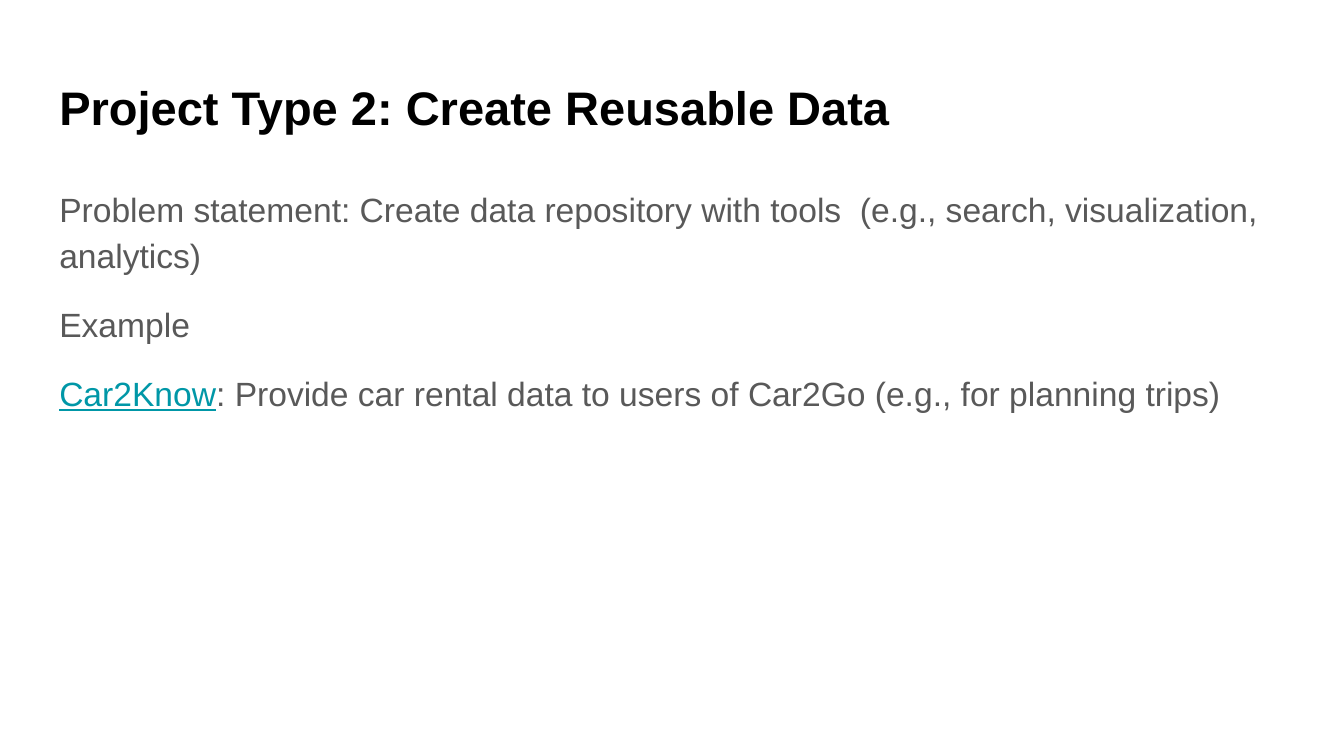
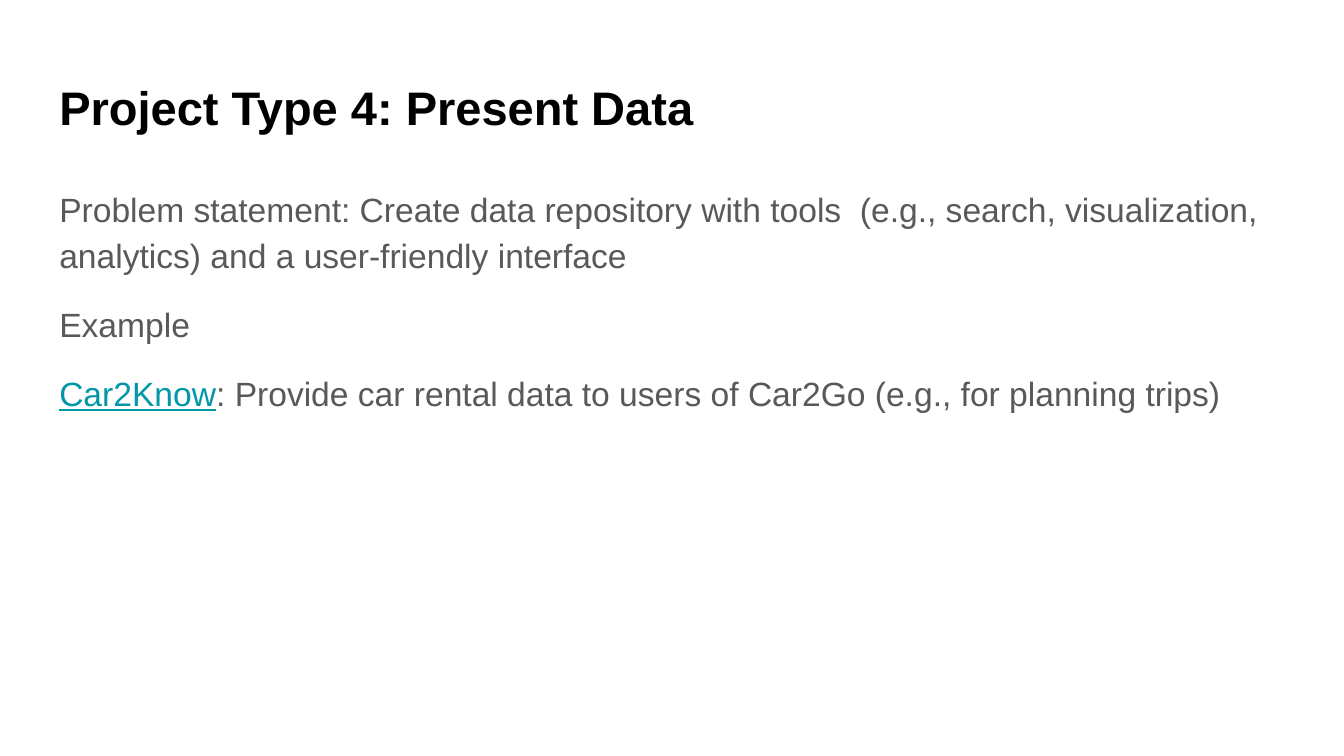
Before and after one commit to UWDATA515/lecture-materials, a slide deck: slide 7 of 03/DATA515_03_Project.pptx (slide 5 before the commit). Drawn at 1344x756 pixels with LibreOffice and Linux fonts; fonts in the diff are those of the drawing; background and template pictures are left out. Boxes give left, top, right and bottom in pixels: in the first picture for what was removed or moved away, otherwise in the second. Text is boxed around its words. In the diff, an @@ line names an element or a change of style, - is before the commit and + after.

Commit message:
Updated slides for 2025

```diff
--- a/03/DATA515_03_Project.pptx
+++ b/03/DATA515_03_Project.pptx
@@ title at box(59, 91, 693, 134): text changed @@
-Project Type 2: Create Reusable Data
+Project Type 4: Present Data
@@ text at box(59, 197, 1257, 274): text changed @@
-Problem statement: Create data repository with tools (e.g., search, visualization, analytics)
+Problem statement: Create data repository with tools (e.g., search, visualization, analytics) and a user-friendly interface
```
Also in this commit, not shown: 9 other slides changed, 2 slides added, 5 other files.
